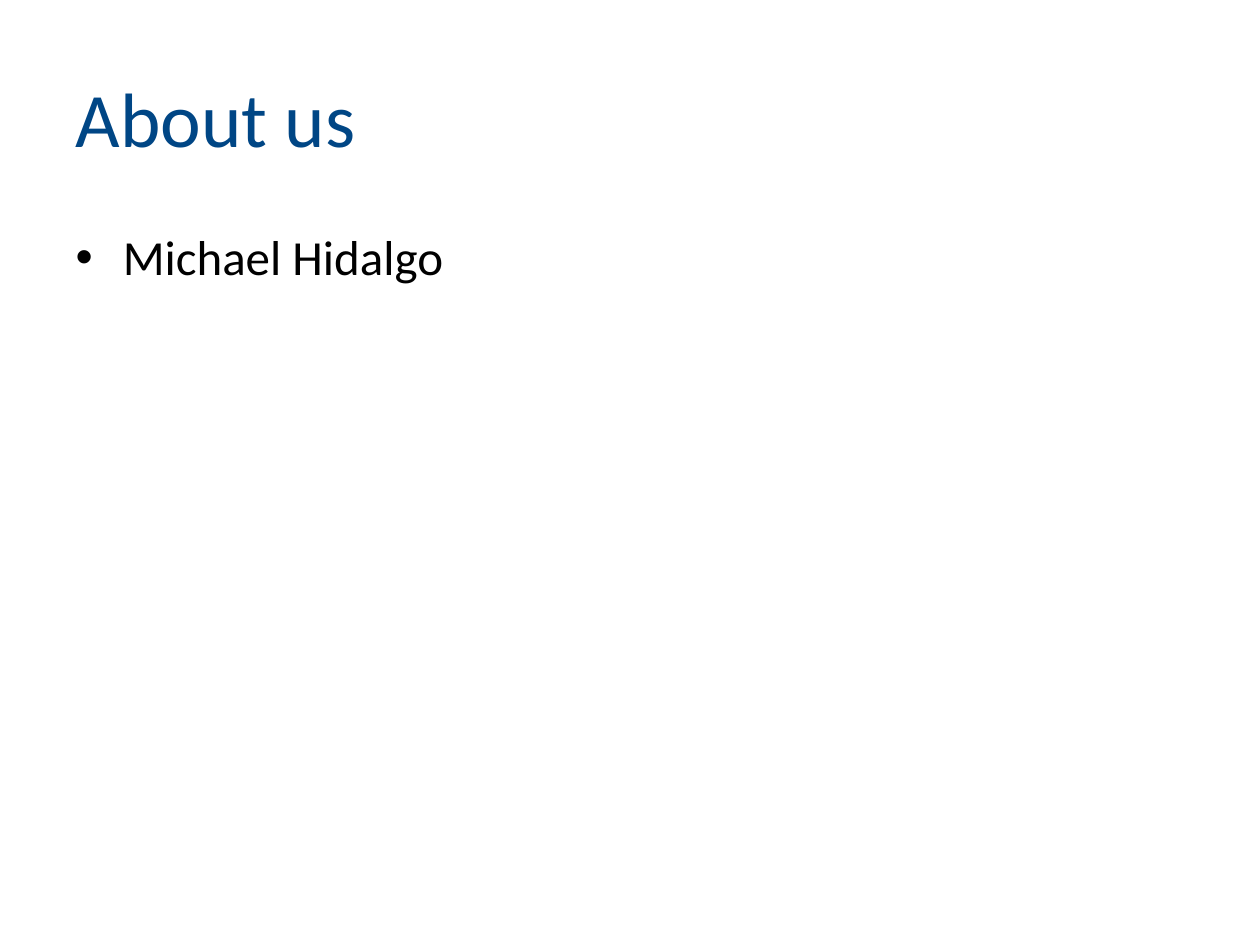
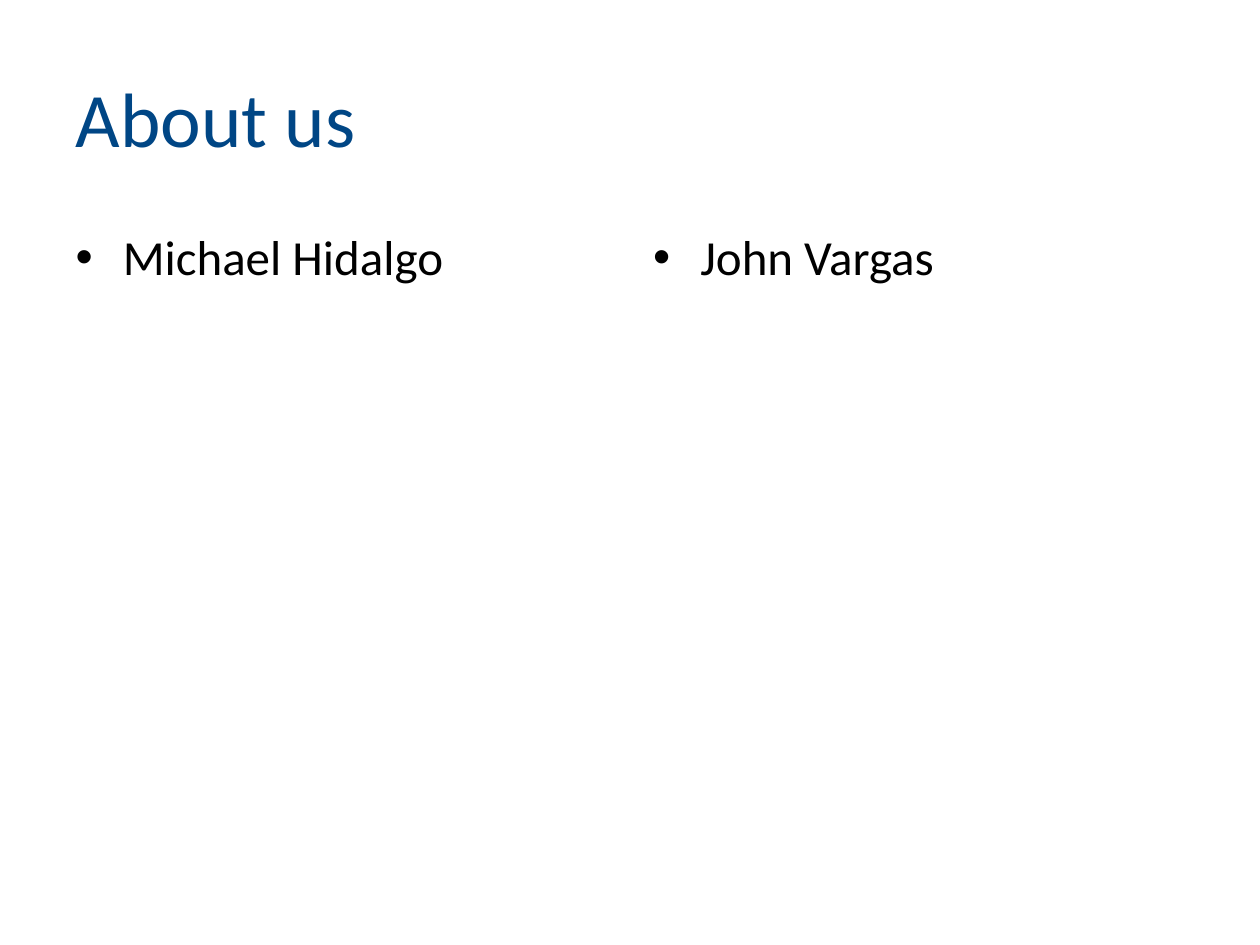
Before and after one commit to michaelhidalgo/7WCSQ, a slide deck: slide 2 of Presentation/Training.pptx. Drawn at 1260x945 pixels with LibreOffice and Linux fonts; fonts in the diff are those of the drawing; background and template pictures are left out. Boxes give left, top, right and bottom in pixels: in the first picture for what was removed or moved away, otherwise in the second. Text is boxed around its words. In the diff, an @@ line names an element or a change of style, - is before the commit and + after.

Commit message:
Minor changes to the presentation.

```diff
--- a/Presentation/Training.pptx
+++ b/Presentation/Training.pptx
@@ text added at <box>700,241,934,284</box>, 28 pt, text #000000 @@
+• John Vargas
```
Also in this commit, not shown: 1 other slide changed, 5 slides added.
